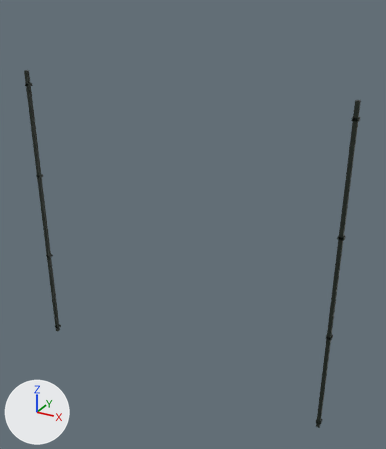
The OBJ model resources/blender/zombie_street/Street_BlockL0_Pipes.obj as it was, and as the next commit left it.
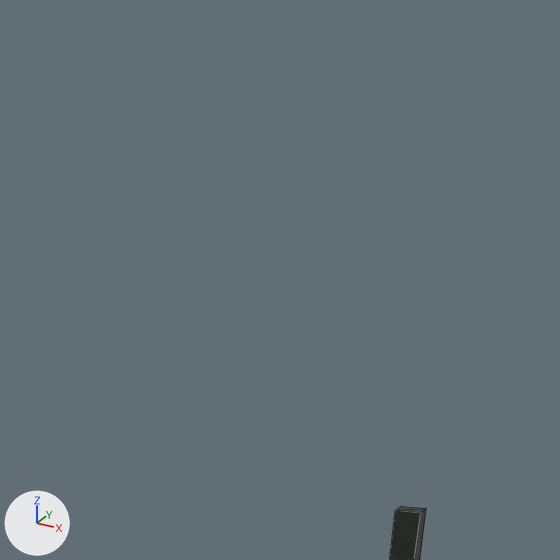
The first picture shows the older version from a 50 mm camera at (8.07, -13.23, 13.11) aimed at (0.65, 0.26, 6.36). The close-ups show the older and then the newer version on the part from 73% to 100% of the width and 1% to 24% of the height of that picture. Only the edits that show in the close-ups are written down. Lighting does not change. The marker at lower left points along +X, +Y and +Z. The close-ups show mesh edges as thin lines. Where no turn or scale is listed for an object, it has been applied to the vertices.

In view in the first close-up: 'Street_BlockL0_Pipes'.
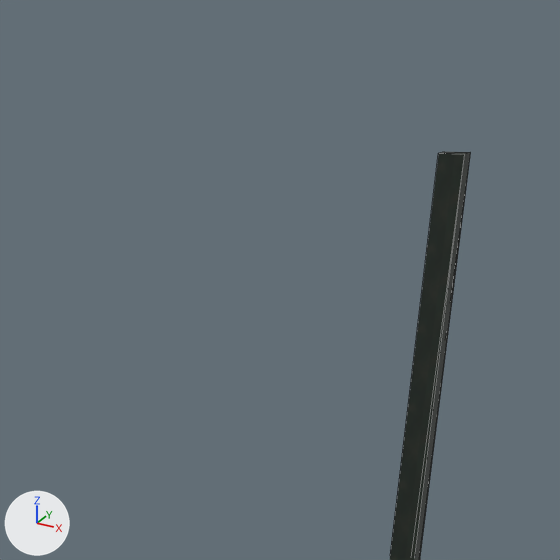
Where the change shows, as pixel boxes (x1, y1, x2, y2) in the close-ups (560 x 560 px):
'Street_BlockL0_Pipes', reshaped: before (390, 506, 426, 560); after (390, 152, 471, 560)

The change, as a diff of the scene's bpy script:
```diff
--- a/resources/blender/zombie_street/Street_BlockL0_Pipes.obj.py
+++ b/resources/blender/zombie_street/Street_BlockL0_Pipes.obj.py
@@ me_street_blockl0_pipes @@
 # used by ob_street_blockl0_pipes; location = (0.0, 0.0, 0.0)
 # before: 58 (5.26, -0.05, 10.7) at pixel (401, 506), 59 (5.26, -0.16, 10.7) at pixel (395, 510), 62 (5.38, -0.05, 10.7) at pixel (426, 508), 63 (5.38, -0.16, 10.7) at pixel (420, 512)
-me_street_blockl0_pipes.from_pydata(...)  # 80 vertices, 120 faces; spans x -5.41..5.41, y -0.16..0.0, z 0.6..10.7
+me_street_blockl0_pipes.from_pydata(...)  # 80 vertices, 120 faces; spans x -5.41..5.41, y -0.16..0.0, z 0.6..12.2
+# me_street_blockl0_pipes part 1
+for i in [58, 59, 62, 63]: me_street_blockl0_pipes.vertices[i].co += Vector((0.0, 0.0, 1.5))
+# other edits to the shape of me_street_blockl0_pipes do not show in these pictures
 me_street_blockl0_pipes.materials.append(mat_proppaint)
```
